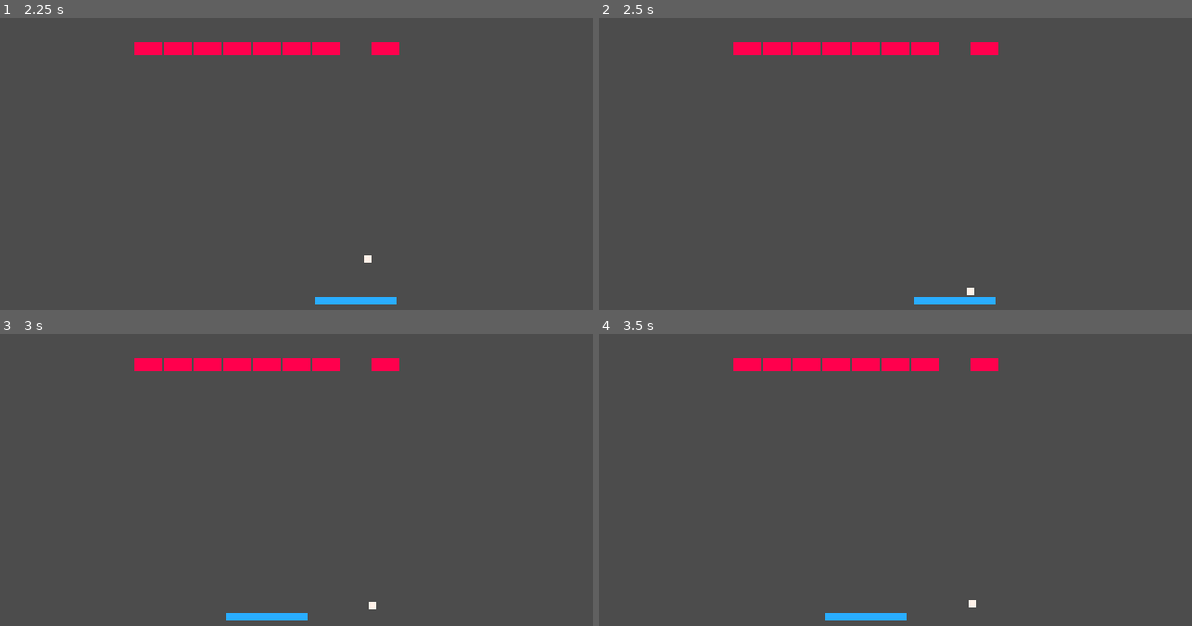
Above: before the commit, frames 1-4 (two rows, left to right).
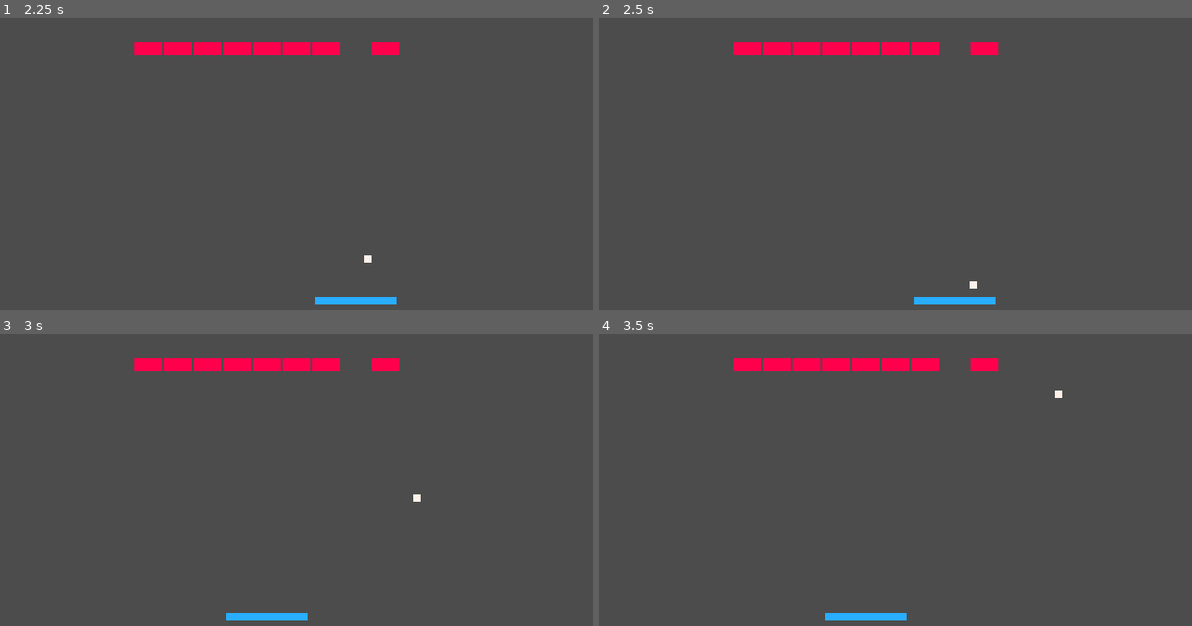
Above: after the commit, the same moments.

Repository: Chris-Mingay/swfg
Game: Godot game, scene res://Scenes/LevelOne.scn
Same seed, same stepped clock (60 frames per second), same inputs: the game is played once before the commit and once after it.
Inputs (mouse positions are in pixels of both pictures, inside the frame that each line leads up to):
- Up to frame 1 (2.25 s): tap Enter at 0.5 s; move the mouse to (426, 155) at 0.52 s; move the mouse to (177, 187) at 1.27 s; tap Space at 2 s; move the mouse to (355, 96) at 2.02 s
- Up to frame 2 (2.5 s): no input
- Up to frame 3 (3 s): move the mouse to (266, 553) at 2.77 s
- Up to frame 4 (3.5 s): no input

Frame 1 is identical in both runs. In frame 2, less than 0.1% of the frame differs, in the area x 62-64%, y 90-95%; in frame 3, less than 0.1%, in the area x 62-71%, y 54-95%; in frame 4, less than 0.1%.

Commit message:
Remove unnecessary delta calc

Diff:
--- a/Breakout2021/Scripts/Ball.gd
+++ b/Breakout2021/Scripts/Ball.gd
@@ -1,6 +1,6 @@
 extends RigidBody2D
 
-const SPEEDUP = 4
+const SPEEDUP = 40
 const MAXSPEED = 300
 
 func _ready():
@@ -16,5 +16,5 @@
 		if body.get_name() == "Paddle":
 			var speed = get_linear_velocity().length()
 			var direction = get_position() - body.get_node("Anchor").get_global_position()
-			var velocity = direction.normalized() * min(speed+SPEEDUP*delta, MAXSPEED * delta)
+			var velocity = direction.normalized() * min(speed+SPEEDUP, MAXSPEED)
 			set_linear_velocity(velocity)
